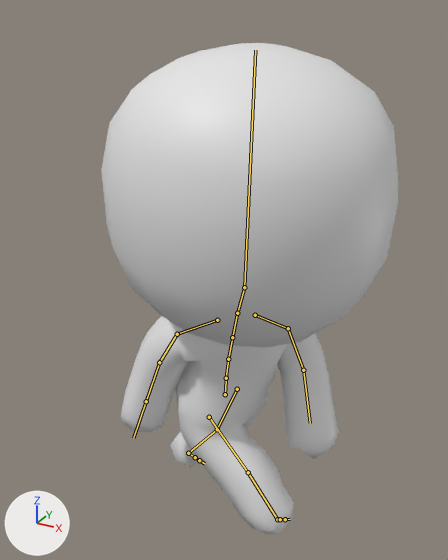
The FBX model Editor/IKRig/StrafeLeftWalk.fbx as it was, and as the next commit left it.
One viewpoint serves both versions: a 50 mm lens placed at (1.92, -3.47, 3.5), pointed at (0.1, -0.15, 1.84). Every picture has the same lights, and +X, +Y and +Z are marked at lower left. The older version comes first. Both versions are drawn at frame 23 of the action 'mixamo.com'; the numbers are the values there. The bones that change, and the others that lie on the model, are drawn over the model as lines.

The first picture shows 'StickMan'.
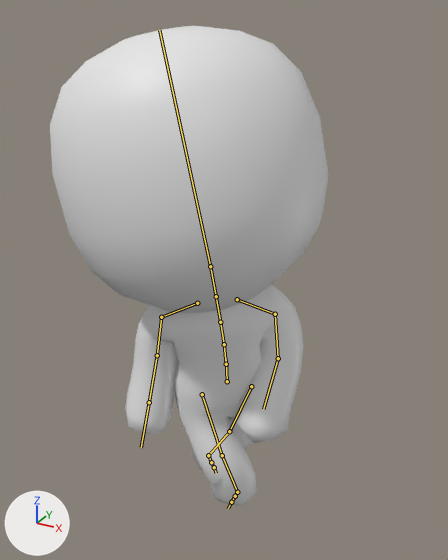
The edits, one by one:
Bone 'mixamorig:Hips' (bone_mixamorig_hips) moves from (4.7, -12.9, 4.1) to (2.9, -5.5, -1.6).
Bone 'mixamorig:Hips' (bone_mixamorig_hips) turns from (40, 83, 34) to (2, 41, 3) degrees about its own x, y and z.
Bone 'mixamorig:Spine' (bone_mixamorig_spine) turns from (5, -22, -1) to (7, -10, 3) degrees about its own x, y and z.
Bone 'mixamorig:Spine1' (bone_mixamorig_spine1) turns from (3, -7, 0) to (3, -2, 1) degrees about its own x, y and z.
Bone 'mixamorig:Spine2' (bone_mixamorig_spine2) turns from (3, -7, 0) to (3, -2, 1) degrees about its own x, y and z.
Bone 'mixamorig:Neck' (bone_mixamorig_neck) turns from (4, -6, -2) to (-5, -3, 2) degrees about its own x, y and z.
Bone 'mixamorig:Head' (bone_mixamorig_head) turns from (-13, -35, 15) to (-15, -16, 9) degrees about its own x, y and z.
Bone 'mixamorig:LeftShoulder' (bone_mixamorig_leftshoulder) turns from (9, -1, 11) to (13, 5, 5) degrees about its own x, y and z.
Bone 'mixamorig:LeftArm' (bone_mixamorig_leftarm) turns from (44, 5, 43) to (59, -5, 49) degrees about its own x, y and z.
Bone 'mixamorig:LeftForeArm' (bone_mixamorig_leftforearm) turns from (4, -2, 24) to (4, -2, 26) degrees about its own x, y and z.
Bone 'mixamorig:RightShoulder' (bone_mixamorig_rightshoulder) turns from (7, 0, 8) to (4, -3, 1) degrees about its own x, y and z.
Bone 'mixamorig:RightArm' (bone_mixamorig_rightarm) turns from (64, -10, -11) to (70, 18, 7) degrees about its own x, y and z.
Bone 'mixamorig:LeftUpLeg' (bone_mixamorig_leftupleg) turns from (-17, -10, -5) to (-10, -5, -23) degrees about its own x, y and z.
Bone 'mixamorig:LeftLeg' (bone_mixamorig_leftleg) turns from (-19, 7, -4) to (-15, -1, 1) degrees about its own x, y and z.
Bone 'mixamorig:LeftFoot' (bone_mixamorig_leftfoot) turns from (37, 18, -14) to (21, 12, 1) degrees about its own x, y and z.
Bone 'mixamorig:RightUpLeg' (bone_mixamorig_rightupleg) turns from (50, 2, 3) to (23, 5, 17) degrees about its own x, y and z.
Bone 'mixamorig:RightLeg' (bone_mixamorig_rightleg) turns from (-9, 7, -2) to (-27, 5, -4) degrees about its own x, y and z.
Bone 'mixamorig:RightFoot' (bone_mixamorig_rightfoot) turns from (3, 6, 0) to (13, -10, -20) degrees about its own x, y and z.
Bone 'mixamorig:RightToeBase' (bone_mixamorig_righttoebase) turns from (8, 1, 0) to (0, 0, 0) degrees about its own x, y and z.

Changed parts and their boxes [x1, y1, x2, y2] in the pictures (448 x 560 px):
'StickMan', posed (6% narrower): before [101, 43, 398, 534]; after [50, 26, 328, 506]
bone 'mixamorig:Hips', root to tip: before (225, 394) to (226, 374); after (227, 381) to (226, 359)
bone 'mixamorig:Spine', root to tip: before (226, 378) to (228, 359); after (226, 364) to (224, 344)
bone 'mixamorig:Spine1', root to tip: before (228, 359) to (232, 337); after (224, 344) to (220, 322)
bone 'mixamorig:Spine2', root to tip: before (232, 337) to (237, 312); after (220, 322) to (216, 296)
bone 'mixamorig:Neck', root to tip: before (237, 313) to (244, 287); after (216, 296) to (210, 266)
bone 'mixamorig:Head', root to tip: before (244, 287) to (255, 50); after (210, 266) to (159, 30)
bone 'mixamorig:LeftShoulder', root to tip: before (255, 315) to (288, 328); after (237, 299) to (275, 314)
bone 'mixamorig:LeftArm', root to tip: before (288, 328) to (303, 370); after (275, 314) to (278, 358)
bone 'mixamorig:LeftForeArm', root to tip: before (303, 370) to (310, 423); after (278, 358) to (263, 409)
bone 'mixamorig:RightShoulder', root to tip: before (217, 320) to (177, 334); after (197, 303) to (161, 317)
bone 'mixamorig:RightArm', root to tip: before (177, 334) to (159, 362); after (161, 317) to (157, 355)
bone 'mixamorig:LeftUpLeg', root to tip: before (237, 389) to (217, 429); after (251, 386) to (229, 431)
bone 'mixamorig:LeftLeg', root to tip: before (217, 429) to (188, 453); after (229, 431) to (208, 455)
bone 'mixamorig:LeftFoot', root to tip: before (188, 453) to (195, 457); after (208, 455) to (211, 462)
bone 'mixamorig:RightUpLeg', root to tip: before (209, 417) to (248, 472); after (202, 394) to (222, 455)
bone 'mixamorig:RightLeg', root to tip: before (248, 472) to (277, 519); after (222, 455) to (237, 492)
bone 'mixamorig:RightFoot', root to tip: before (277, 519) to (280, 519); after (237, 492) to (235, 496)
bone 'mixamorig:RightToeBase', root to tip: before (280, 519) to (285, 519); after (235, 496) to (231, 502)
